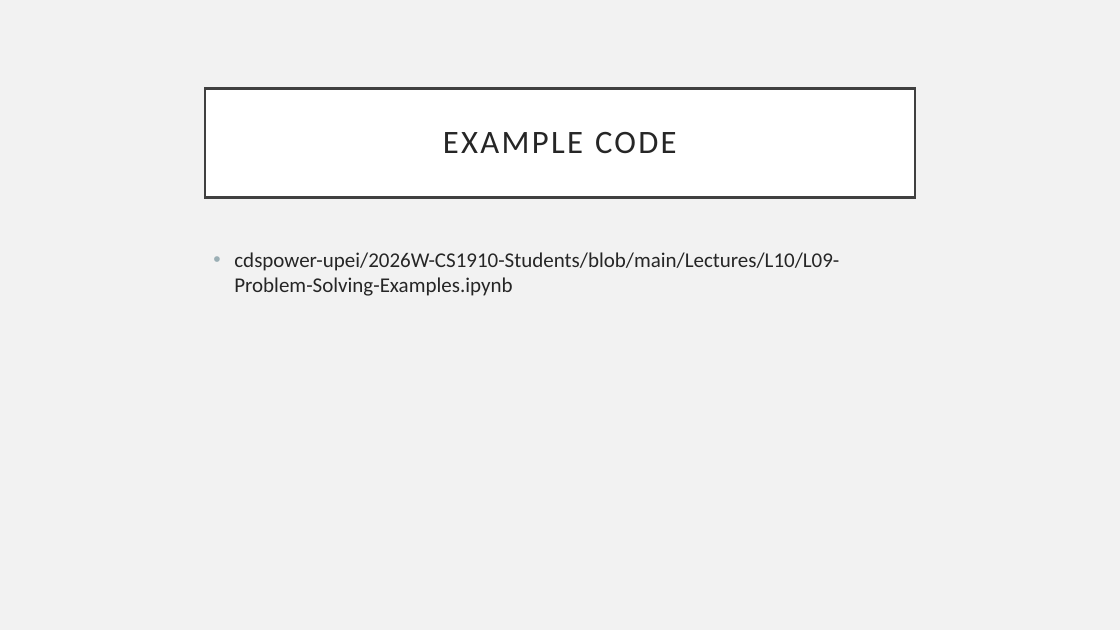
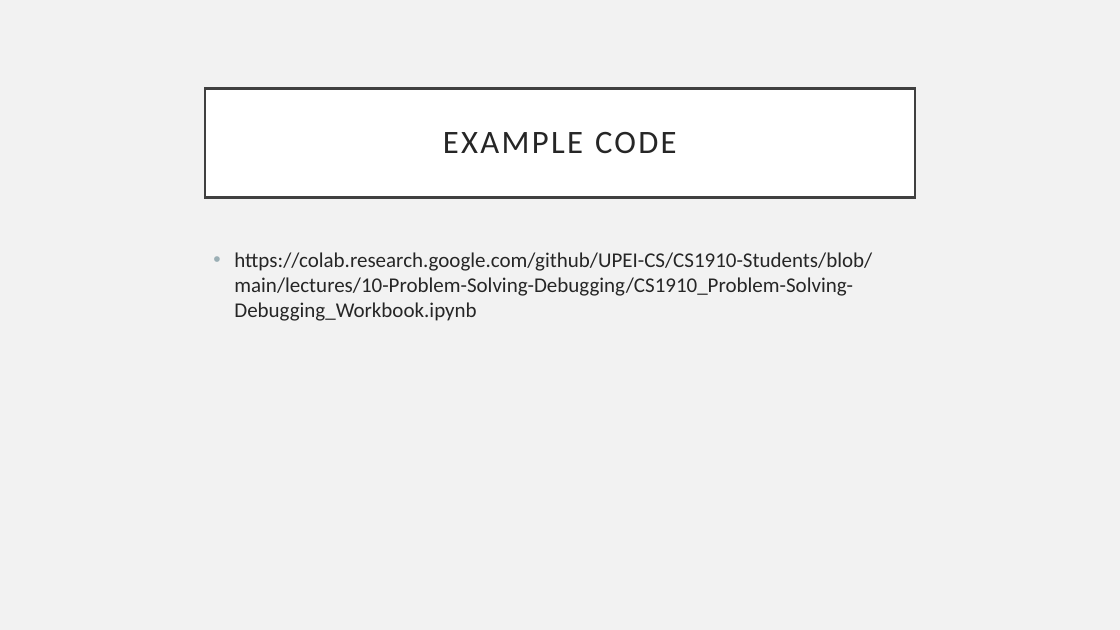
Before and after one commit to UPEI-CS/CS1910-Students, a slide deck: slide 2 of lectures/10-Problem-Solving-Debugging/CS1910_Problem-Solving-Debugging_Lecture.pptx. Drawn at 1120x630 pixels with LibreOffice and Linux fonts; fonts in the diff are those of the drawing. Boxes give left, top, right and bottom in pixels: in the first picture for what was removed or moved away, otherwise in the second. Text is boxed around its words. In the diff, an @@ line names an element or a change of style, - is before the commit and + after.

Commit message:
Problem Solving update

```diff
--- a/lectures/10-Problem-Solving-Debugging/CS1910_Problem-Solving-Debugging_Lecture.pptx
+++ b/lectures/10-Problem-Solving-Debugging/CS1910_Problem-Solving-Debugging_Lecture.pptx
@@ text at bbox=[234, 252, 872, 321]: text changed @@
-• cdspower-upei/2026W-CS1910-Students/blob/main/Lectures/L10/L09-Problem-Solving-Examples.ipynb
+• https://colab.research.google.com/github/UPEI-CS/CS1910-Students/blob/main/lectures/10-Problem-Solving-Debugging/CS1910_Problem-Solving-Debugging_Workbook.ipynb
```
Also in this commit, not shown: 1 other slide changed, 1 other file.
